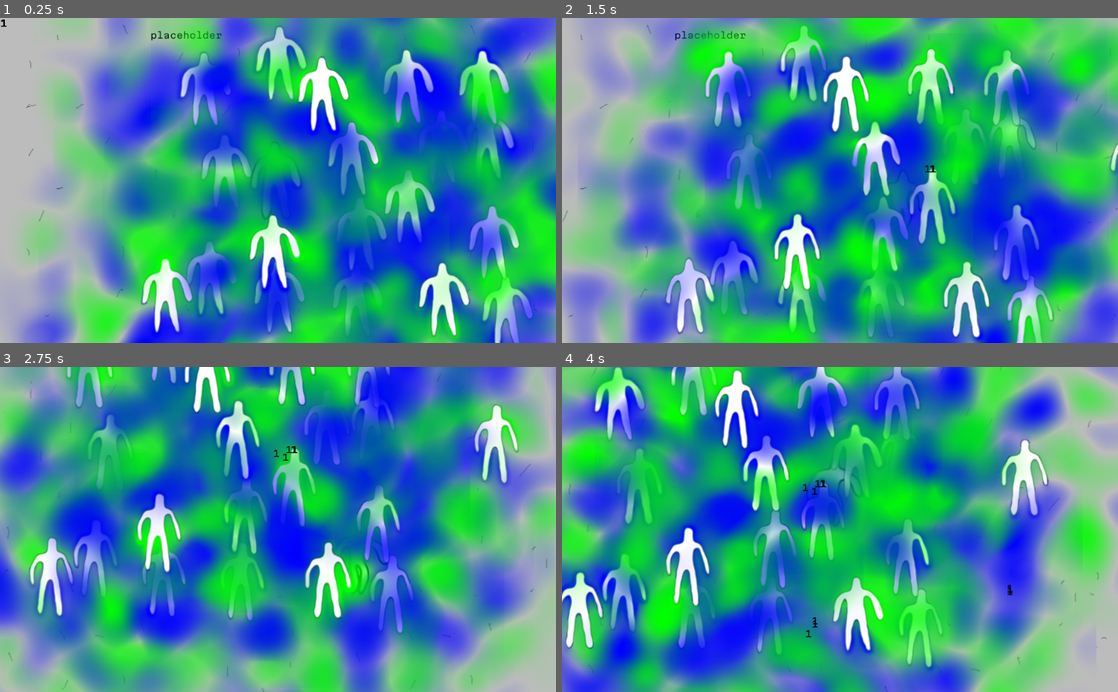
Above: before the commit, frames 1-4 (two rows, left to right).
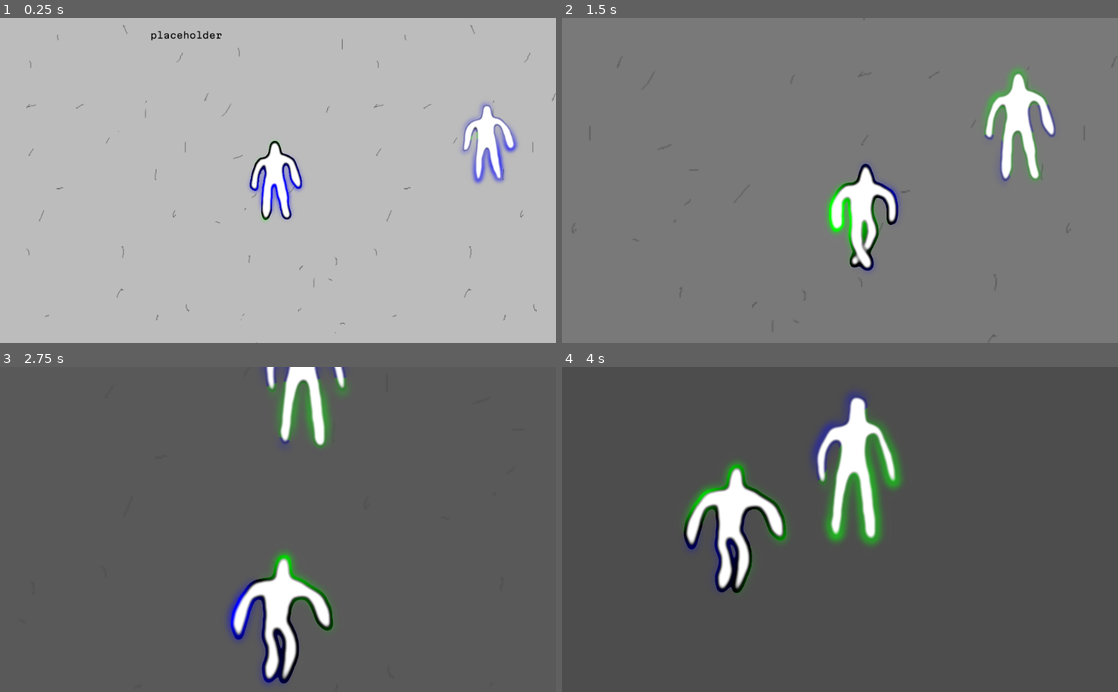
Above: after the commit, the same moments.

Repository: glitchcore/summon_55
Game: Godot game, scene res://Game.tscn
Two runs of this game, one before a commit and one after it. Both use one fixed random seed, a clock stepped at 60 frames per second and the inputs below.
Inputs (mouse positions are in pixels of both pictures, inside the frame that each line leads up to):
- Up to frame 1 (0.25 s): no input
- Up to frame 2 (1.5 s): move the mouse to (962, 164) at 0.52 s; hold Right (ui_right) 0.53-1.28 s; move the mouse to (728, 196) at 1.27 s; hold Down (ui_down) from 1.28 s (still down)
- Up to frame 3 (2.75 s): move the mouse to (333, 458) at 2.02 s; release Down (ui_down) at 2.03 s; hold Right (ui_right) from 2.03 s (still down)
- Up to frame 4 (4 s): move the mouse to (812, 594) at 2.77 s; release Right (ui_right) at 2.78 s; hold Up (ui_up) 2.78-3.53 s; move the mouse to (1006, 578) at 3.52 s; hold Left (ui_left) from 3.53 s (still down)

The runs differ from the first frame. In frame 1, 90% of the frame differs, in the area x 0-100%, y 0-100%; in frame 2, 100%; in frame 3, 100%; in frame 4, 100%.

Commit message:
zoom in phase

Diff:
--- a/Character.gdshader
+++ b/Character.gdshader
@@ -88,7 +88,7 @@
     vec4 res;
 
     float cloud_mask = texture.b +
-		smoothstep(0.3, 0.8, 1. - length((uv - 0.5) * 1.2));
+		smoothstep(0.3, 0.8, 1. - length((uv - 0.5) * 1.2)) * expand;
 
 	float cloud = _noise(vec3(uv * 4., t * 0.7));
 	float cloud_v = abs(cloud);
--- a/Character.tscn
+++ b/Character.tscn
@@ -86,6 +86,7 @@
 
 [node name="Character" type="KinematicBody2D"]
 position = Vector2( 8, -96 )
+collision_layer = 2
 
 [node name="PlayerAnimator" type="AnimationPlayer" parent="."]
 root_node = NodePath("../Sprite")
--- a/Game.gd
+++ b/Game.gd
@@ -1,15 +1,97 @@
 extends Node2D
+
+enum State {IDLE, ZOOM_IN, ZOOMED, ZOOM_OUT}
+
+export(float, EASE) var DAMP_EASING = 1.0
+export var duration = 0.3
+export var zoom_origin = 1
+export var zoom_amount = -0.5
+
+var state = State.IDLE
+onready var me = $Player
+onready var camera = $Player/Camera2
+onready var timer = $Timer
+onready var label = $Label
 
 func _ready() -> void:
 	pass
 
-var counter = 0
+var current_target
+var origin_bg_modulate
+
+func enter_idle():
+	state = State.IDLE
+func handle_idle():
+	pass
+func exit_idle():
+	pass
+
+func enter_zoom_in(target: Node2D):
+	state = State.ZOOM_IN
+	current_target = target
+	origin_bg_modulate = $Ground.modulate.a
+
+	timer.set_wait_time(duration)
+	timer.start()
+func handle_zoom_in():
+	camera.position = (current_target.position - me.position) / 2
+
+	var x = ease(timer.time_left / timer.wait_time, DAMP_EASING)
+
+	var zoom = zoom_origin + (1.0 - x) * zoom_amount
+	camera.zoom = Vector2(zoom, zoom)
+
+	$Ground.modulate.a =  x * origin_bg_modulate
+func exit_zoom_in():
+	enter_zoomed()
+
+func enter_zoom_out():
+	state = State.ZOOM_OUT
+	camera.position = Vector2()
+	timer.set_wait_time(duration)
+	timer.start()
+func handle_zoom_out():
+	var x = ease(timer.time_left / timer.wait_time, DAMP_EASING)
+	var zoom = zoom_origin + x * zoom_amount
+	camera.zoom = Vector2(zoom, zoom)
+
+	$Ground.modulate.a =  (1.0 - x) * origin_bg_modulate
+func exit_zoom_out():
+	enter_idle()
+
+func enter_zoomed():
+	state = State.ZOOMED
+	timer.set_wait_time(5)
+	timer.start()
+func handle_zoomed():
+	pass
+func exit_zoomed():
+	enter_zoom_out()
 
 func _process(delta: float) -> void:
-	pass
+	if state == State.IDLE:
+		handle_idle()
+	elif state == State.ZOOM_IN:
+		handle_zoom_in()
+	elif state == State.ZOOMED:
+		handle_zoomed()
+	elif state == State.ZOOM_OUT:
+		handle_zoom_out()
 
-func on_PlayerCollide(position: Vector2, text: String):
-	var label = load("LabelNode.tscn").instance()
-	add_child(label)
-	label.position = get_global_mouse_position()
-	label.find_node("Text").text = "1"
+func on_PlayerCollide(target: Node):
+	enter_zoom_in(target)
+
+	for obj in $People.get_children():
+		if obj != target:
+			pass
+
+
+func _on_Timer_timeout() -> void:
+	if state == State.IDLE:
+		exit_idle()
+	elif state == State.ZOOM_IN:
+		exit_zoom_in()
+	elif state == State.ZOOMED:
+		exit_zoomed()
+	elif state == State.ZOOM_OUT:
+		exit_zoom_out()
--- a/Game.tscn
+++ b/Game.tscn
@@ -8,6 +8,7 @@
 
 [node name="Game" type="Node2D"]
 script = ExtResource( 5 )
+DAMP_EASING = 0.482968
 
 [node name="Ground" type="TextureRect" parent="."]
 modulate = Color( 0.737255, 0.737255, 0.737255, 1 )
@@ -24,65 +25,24 @@
 [node name="Player" parent="." instance=ExtResource( 2 )]
 position = Vector2( 235, 278 )
 
-[node name="Man" parent="." instance=ExtResource( 4 )]
-position = Vector2( 625, 208 )
+[node name="Camera2" type="Camera2D" parent="Player"]
+current = true
+limit_left = -350
+limit_top = -100
+limit_right = 2100
+limit_bottom = 2100
+drag_margin_h_enabled = true
+drag_margin_v_enabled = true
+smoothing_enabled = true
+editor_draw_limits = true
 
 [node name="People" type="Node2D" parent="."]
 process_priority = -1
 
-[node name="Man2" parent="People" instance=ExtResource( 4 )]
-position = Vector2( 142, 262 )
+[node name="Man" parent="People" instance=ExtResource( 4 )]
+position = Vector2( 625, 208 )
 
-[node name="Man3" parent="People" instance=ExtResource( 4 )]
-position = Vector2( 541, 216 )
+[node name="Timer" type="Timer" parent="."]
+one_shot = true
 
-[node name="Man4" parent="People" instance=ExtResource( 4 )]
-position = Vector2( 104, 110 )
-
-[node name="Man5" parent="People" instance=ExtResource( 4 )]
-position = Vector2( 617, 107 )
-
-[node name="Man6" parent="People" instance=ExtResource( 4 )]
-position = Vector2( 114, 458 )
-
-[node name="Man7" parent="People" instance=ExtResource( 4 )]
-position = Vector2( 852, 246 )
-
-[node name="Man8" parent="People" instance=ExtResource( 4 )]
-position = Vector2( 384, 500 )
-
-[node name="Man9" parent="People" instance=ExtResource( 4 )]
-position = Vector2( 660, 523 )
-
-[node name="Man10" parent="People" instance=ExtResource( 4 )]
-position = Vector2( 240, 492 )
-
-[node name="Man11" parent="People" instance=ExtResource( 4 )]
-position = Vector2( 635, 393 )
-
-[node name="Man12" parent="People" instance=ExtResource( 4 )]
-position = Vector2( 391, 377 )
-
-[node name="Man13" parent="People" instance=ExtResource( 4 )]
-position = Vector2( 243, 62 )
-
-[node name="Man14" parent="People" instance=ExtResource( 4 )]
-position = Vector2( 33, 491 )
-
-[node name="Man15" parent="People" instance=ExtResource( 4 )]
-position = Vector2( 480, 326 )
-
-[node name="Man16" parent="People" instance=ExtResource( 4 )]
-position = Vector2( 477, 105 )
-
-[node name="Man17" parent="People" instance=ExtResource( 4 )]
-position = Vector2( 543, 498 )
-
-[node name="Man18" parent="People" instance=ExtResource( 4 )]
-position = Vector2( 376, 238 )
-
-[node name="Man19" parent="People" instance=ExtResource( 4 )]
-position = Vector2( 231, 410 )
-
-[node name="Man20" parent="People" instance=ExtResource( 4 )]
-position = Vector2( 321, 119 )
+[connection signal="timeout" from="Timer" to="." method="_on_Timer_timeout"]
--- a/Man.gd
+++ b/Man.gd
@@ -1,15 +1,17 @@
 extends Node2D
 
-signal player_collide(position, text)
+signal player_collide(object)
 
 onready var game = get_node("/root/Game") as Node
 
 func _ready() -> void:
 	var _r = self.connect("player_collide", game, "on_PlayerCollide")
+
 	var rng = RandomNumberGenerator.new()
+
 	rng.randomize()
 	$Character/PlayerAnimator.play("Idle")
 	$Character/PlayerAnimator.playback_speed = rng.randf_range(0.2, 0.4)
 
 func _on_Area2D_body_entered(body: Node) -> void:
-	emit_signal("player_collide", Vector2(), "example")
+	emit_signal("player_collide", self)
--- a/Man.tscn
+++ b/Man.tscn
@@ -4,16 +4,17 @@
 [ext_resource path="res://Man.gd" type="Script" id=2]
 
 [sub_resource type="RectangleShape2D" id=2]
-extents = Vector2( 120, 80 )
+extents = Vector2( 159, 91 )
 
 [node name="Man" type="Node2D"]
 script = ExtResource( 2 )
 
 [node name="Area2D" type="Area2D" parent="."]
+collision_layer = 2
 monitorable = false
 
 [node name="CollisionShape2D" type="CollisionShape2D" parent="Area2D"]
-position = Vector2( 3, -68 )
+position = Vector2( -1, -3 )
 shape = SubResource( 2 )
 
 [node name="Character" parent="." instance=ExtResource( 1 )]
--- a/Player.tscn
+++ b/Player.tscn
@@ -8,13 +8,4 @@
 script = ExtResource( 2 )
 
 [node name="Character" parent="." instance=ExtResource( 1 )]
-
-[node name="Camera2D2" type="Camera2D" parent="."]
-current = true
-limit_left = -350
-limit_top = -100
-limit_right = 2100
-limit_bottom = 2100
-drag_margin_h_enabled = true
-drag_margin_v_enabled = true
-smoothing_enabled = true
+collision_layer = 1
